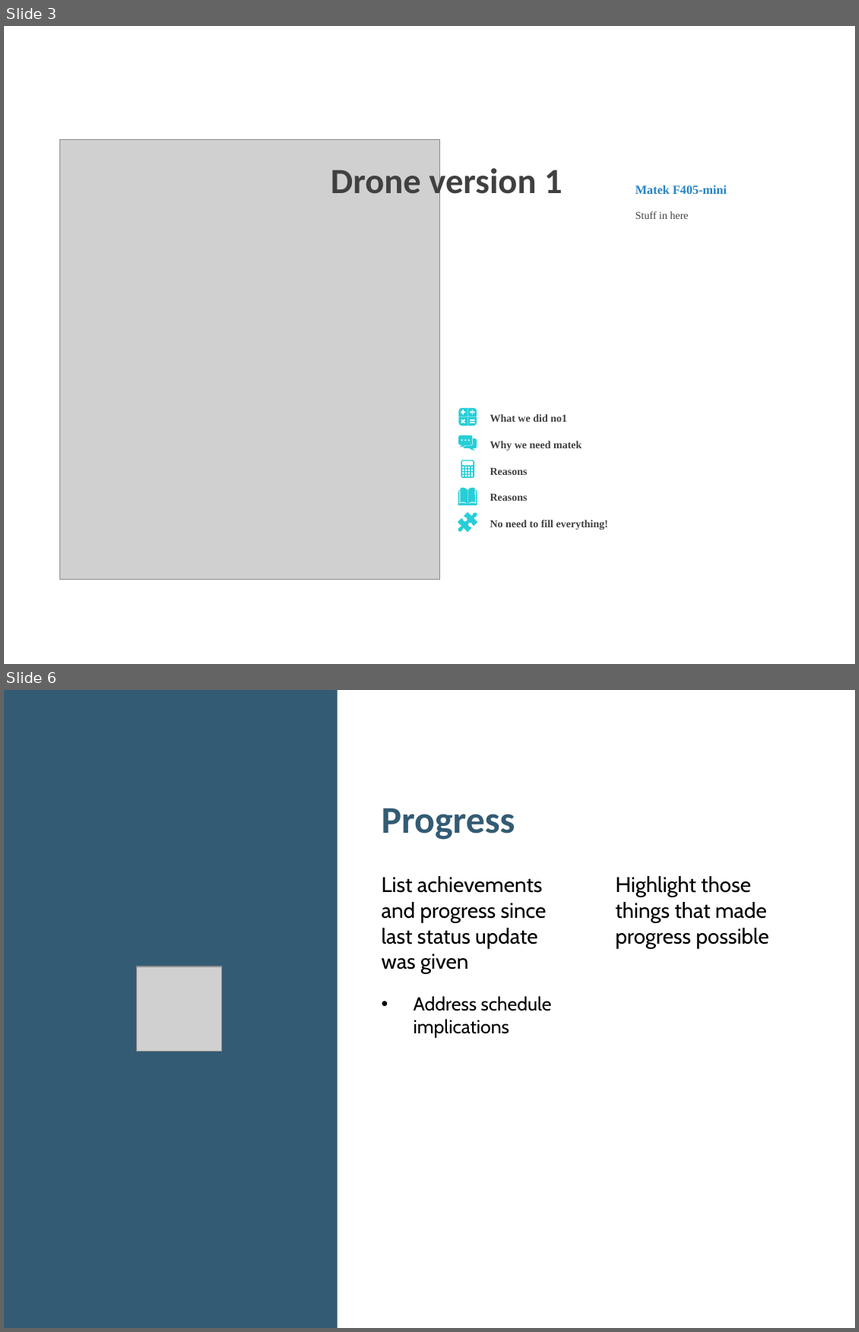
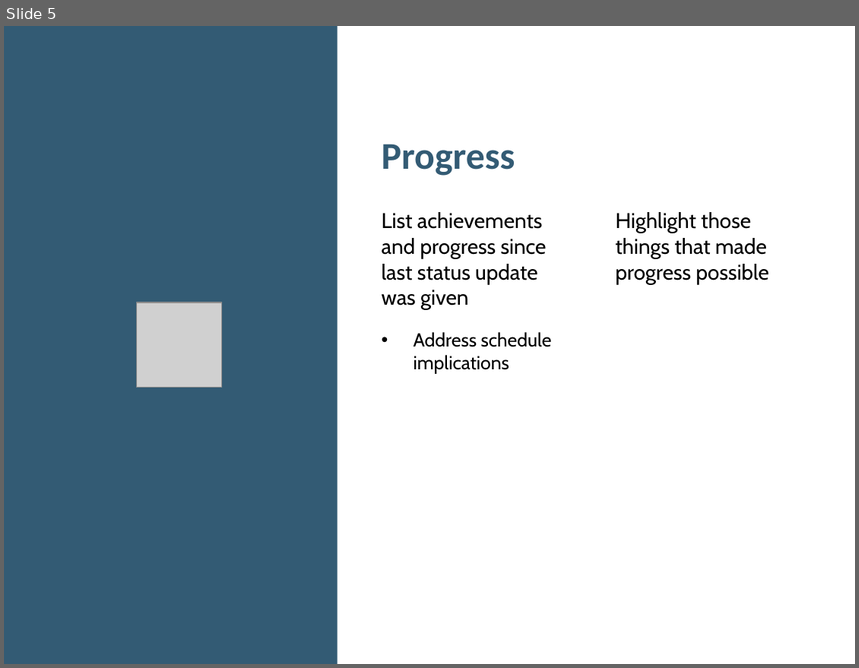
Before and after one commit to 1659012/RnD16Bit, a slide deck: Presentation/Project Status.pptx. Shown one above the other, each under a label of ours: slides 3 and 6 before the commit, slide 5 after it; the slides between them are not shown. The pictures are 859x1332 and 859x668 pixels, drawn with LibreOffice and Linux fonts; fonts in the diff are those of the drawing; grey boxes stand for pictures. Boxes give left, top, right and bottom in pixels: in the first picture for what was removed or moved away, otherwise in the second. Text is boxed around its words. In the diff, an @@ line names an element or a change of style, - is before the commit and + after.

```diff
--- a/Presentation/Project Status.pptx
+++ b/Presentation/Project Status.pptx
@@ slide 3 removed at [4, 26, 855, 664], background #FFFFFF @@
@@ picture removed at [60, 140, 439, 579] @@
@@ text removed at [331, 164, 563, 202] @@
-Drone version 1
@@ text removed at [636, 185, 727, 194] @@
-Matek F405-mini
@@ text removed at [636, 211, 689, 219] @@
-Stuff in here
@@ freeform shape removed at [458, 408, 477, 426] @@
@@ freeform shape removed at [458, 436, 477, 451] @@
@@ text removed at [490, 414, 567, 422] @@
-What we did no1
@@ text removed at [490, 441, 582, 451] @@
-Why we need matek
@@ freeform shape removed at [461, 460, 474, 478] @@
@@ text removed at [490, 468, 528, 475] @@
-Reasons
@@ freeform shape removed at [458, 488, 478, 506] @@
@@ text removed at [490, 494, 528, 501] @@
-Reasons
@@ freeform shape removed at [454, 508, 483, 537] @@
@@ text removed at [490, 520, 608, 530] @@
-No need to fill everything!
@@ what was slide 6 is now slide 5 @@
```
Also in this commit, not shown: 1 slide changed, 3 slides added, 3 other slides removed, 22 other files.
